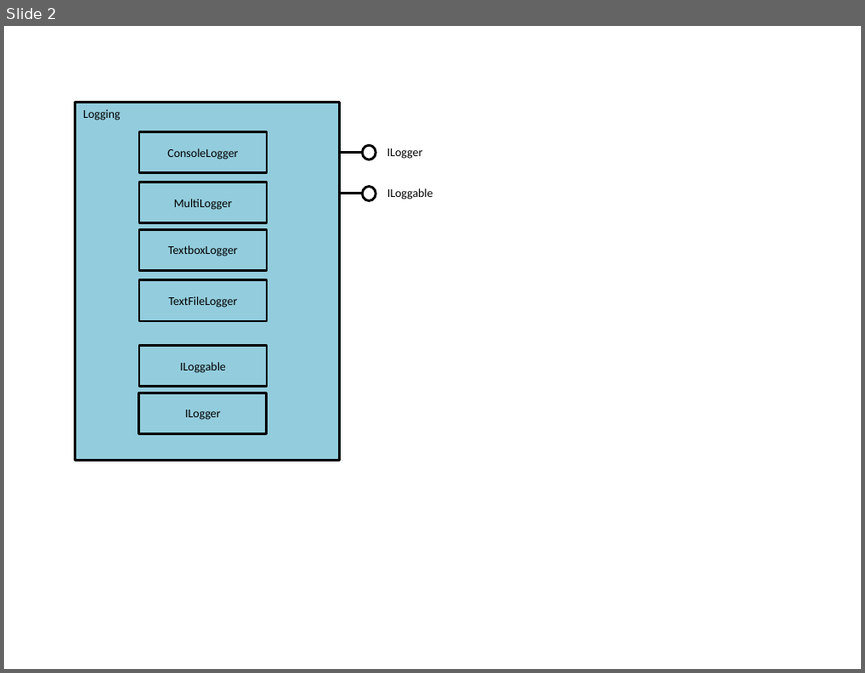
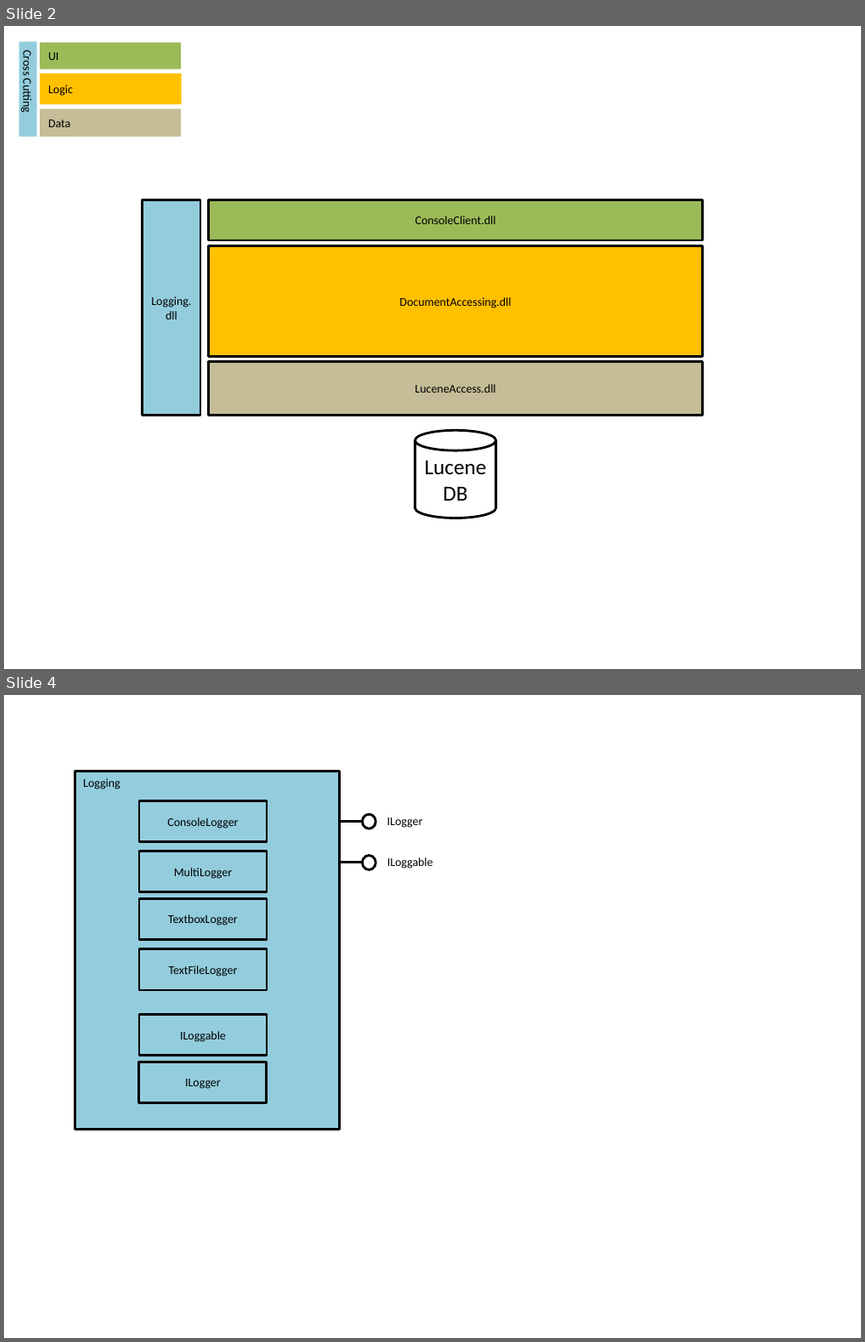
Before and after one commit to MrMame/Doci, a slide deck: documentation/Architecture_v0.1.0.pptx. Shown one above the other, each under a label of ours: slide 2 before the commit, slides 2 and 4 after it; the slides between them are not shown. The pictures are 865x673 and 865x1342 pixels, drawn with LibreOffice and Linux fonts; fonts in the diff are those of the drawing. Boxes give left, top, right and bottom in pixels: in the first picture for what was removed or moved away, otherwise in the second. Text is boxed around its words. In the diff, an @@ line names an element or a change of style, - is before the commit and + after.

Commit message:
Added Logic.DocumentAccessing Assembly

```diff
--- a/documentation/Architecture_v0.1.0.pptx
+++ b/documentation/Architecture_v0.1.0.pptx
@@ slide 2 added at [4,26,861,669], background #FFFFFF @@
@@ rectangle added at [18,41,36,136], fill #93CDDD, 10 pt, text #000000 @@
+Cross Cutting
@@ rectangle added at [40,42,182,68], fill #9BBB59, 10 pt, text #000000 @@
+UI
@@ rectangle added at [40,73,182,104], fill #FFC000, 10 pt, text #000000 @@
+Logic
@@ rectangle added at [40,109,182,136], fill #C4BD97, 10 pt, text #000000 @@
+Data
@@ rectangle added at [142,200,200,415], fill #93CDDD, outline #000000 2 pt, 10 pt, text #000000 @@
+Logging.dll
@@ rectangle added at [209,200,703,240], fill #9BBB59, outline #000000 2 pt, 10 pt, text #000000 @@
+ConsoleClient.dll
@@ rectangle added at [209,246,703,357], fill #FFC000, outline #000000 2 pt, 10 pt, text #000000 @@
+DocumentAccessing.dll
@@ rectangle added at [209,361,703,415], fill #C4BD97, outline #000000 2 pt, 10 pt, text #000000 @@
+LuceneAccess.dll
@@ cylinder added at [415,431,496,518], outline #000000 2 pt, 18 pt, text #000000 @@
+Lucene DB
@@ what was slide 2 is now slide 4 @@
```
Also in this commit, not shown: 1 slide changed, 1 other slide added, 1 slide removed, 7 other files.
